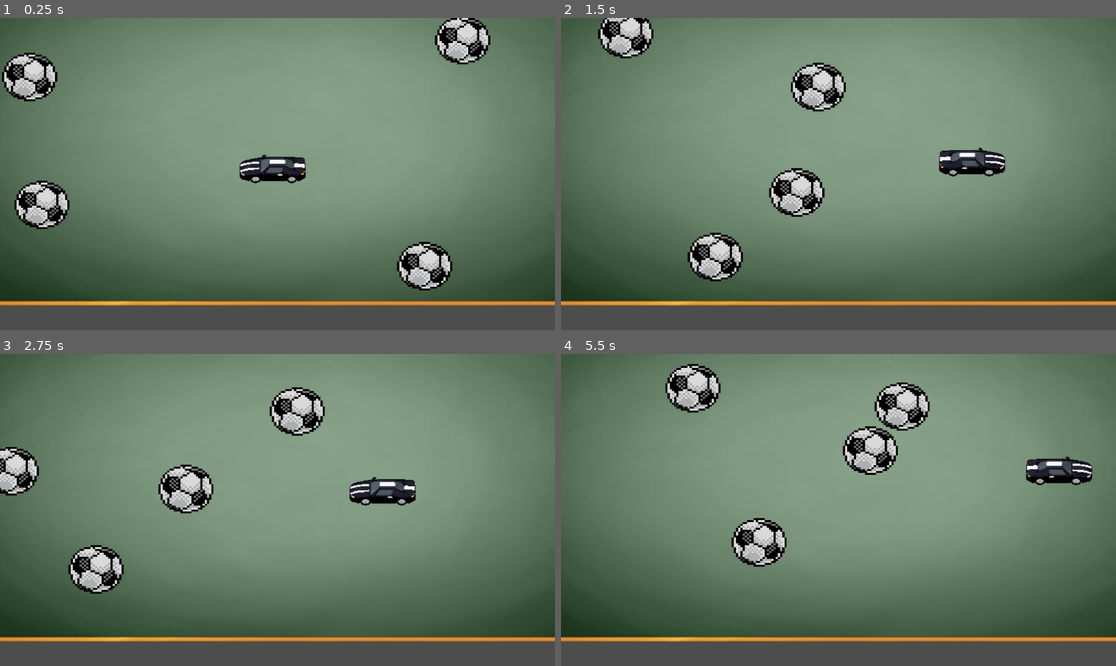
Above: before the commit, frames 1-4 (two rows, left to right).
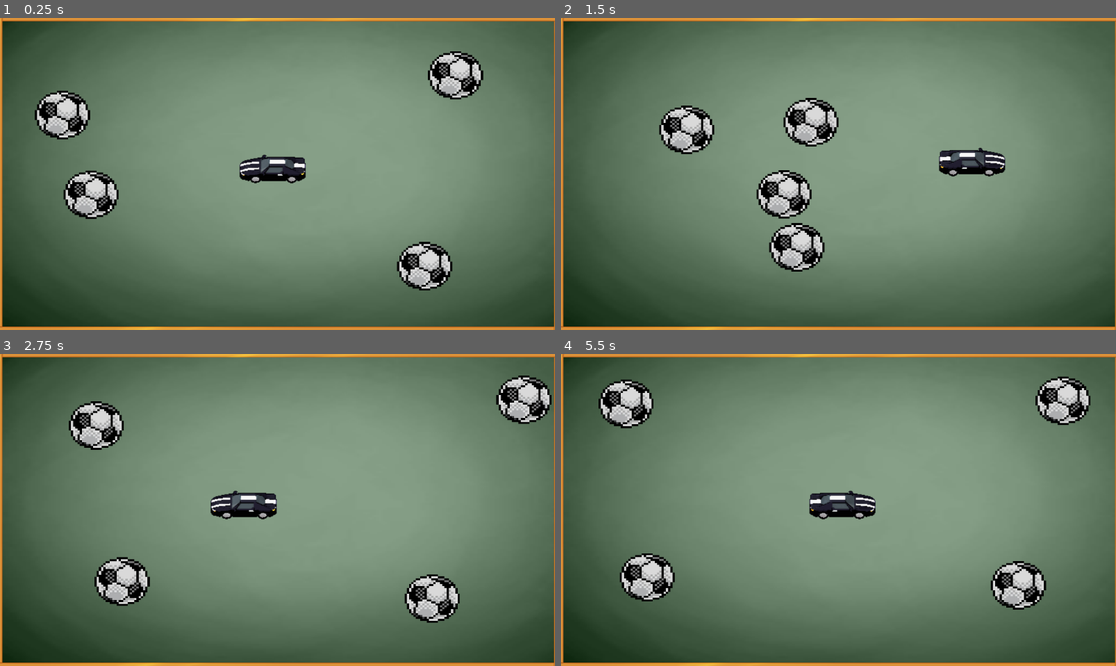
Above: after the commit, the same moments.

Repository: Pablitodmd-Dev/InkRush
Game: Godot game, scene res://Scenes/Microgames/Dodge the balls/Dodge.tscn
The game is run twice, just before and just after one commit, with the same random seed, the same clock (stepped at 60 frames per second) and the same inputs. The project has no main scene, so this scene is started directly.
Inputs:
- Up to frame 1 (0.25 s): no input
- Up to frame 2 (1.5 s): hold Right (right) from 0.53 s (still down); tap Up (ui_up) at 0.77 s
- Up to frame 3 (2.75 s): tap Up (ui_up) at 1.52 s; release Right (right) at 2.03 s; hold Left (left) from 2.03 s (still down)
- Up to frame 4 (5.5 s): release Left (left) at 2.78 s; hold Right (right) 2.78-4.28 s; tap Up (ui_up) at 3.02, 3.77, 4.52 s; hold Left (left) 4.28-5.03 s; hold Right (right) from 5.03 s (still down)

The runs differ from the first frame. In frame 1, 16% of the frame differs, in the area x 0-100%, y 0-100%; in frame 2, 17%; in frame 3, 20%; in frame 4, 21%.

Commit message:
Some changes and folders reestructuration

Diff:
--- a/Scenes/Microgames/Dodge the balls/Dodge.tscn
+++ b/Scenes/Microgames/Dodge the balls/Dodge.tscn
@@ -1,7 +1,7 @@
 [gd_scene format=3 uid="uid://cxam3ngwtb62y"]
 
-[ext_resource type="Texture2D" uid="uid://cookypqhpxm77" path="res://Assets/game_1/2.png" id="1_cb7e8"]
-[ext_resource type="Texture2D" uid="uid://cuj4sc5ludvk6" path="res://Assets/game_1/border5.png" id="2_mikc2"]
+[ext_resource type="Texture2D" uid="uid://cookypqhpxm77" path="res://Assets/Microgames/Dodge the balls/2.png" id="1_cb7e8"]
+[ext_resource type="Texture2D" uid="uid://cuj4sc5ludvk6" path="res://Assets/Microgames/Dodge the balls/border5.png" id="2_mikc2"]
 [ext_resource type="PackedScene" uid="uid://c28svxpc8086h" path="res://Scenes/Microgames/Dodge the balls/ball.tscn" id="3_66v0l"]
 [ext_resource type="PackedScene" uid="uid://bctyxbdlbgruh" path="res://Scenes/Microgames/Dodge the balls/player_car.tscn" id="4_ctq5k"]
 
@@ -22,57 +22,59 @@
 
 [node name="background" type="Sprite2D" parent="." unique_id=854340734]
 z_index = -1
-position = Vector2(-27.5, -58.000015)
-scale = Vector2(9.9765625, 5.1406245)
+position = Vector2(5.5, 1.0000081)
+scale = Vector2(9.0078125, 5.0625)
 texture = ExtResource("1_cb7e8")
 
 [node name="NinePatchRect" type="NinePatchRect" parent="." unique_id=625252371]
 anchors_preset = 15
 anchor_right = 1.0
 anchor_bottom = 1.0
-offset_left = -672.0
-offset_top = -398.0
-offset_right = 618.0
-offset_bottom = 274.0
+offset_left = -574.0
+offset_top = -325.0
+offset_right = 716.0
+offset_bottom = 347.0
 grow_horizontal = 2
 grow_vertical = 2
+scale = Vector2(0.9, 0.97)
 texture = ExtResource("2_mikc2")
 patch_margin_left = 20
 patch_margin_top = 20
 patch_margin_right = 20
 patch_margin_bottom = 20
+metadata/_edit_use_anchors_ = true
 
 [node name="walls" type="StaticBody2D" parent="." unique_id=23783203]
 
 [node name="wall_up" type="CollisionShape2D" parent="walls" unique_id=1609971039]
-position = Vector2(-19.75, -387)
+position = Vector2(-19.75, -321)
 shape = SubResource("RectangleShape2D_dhcxe")
 
 [node name="wall_right" type="CollisionShape2D" parent="walls" unique_id=388526019]
-position = Vector2(613, -57)
+position = Vector2(583, 2)
 shape = SubResource("RectangleShape2D_nbnrc")
 
 [node name="wall_left" type="CollisionShape2D" parent="walls" unique_id=661523921]
-position = Vector2(-658.5, -55.25)
+position = Vector2(-571.5, -1.25)
 shape = SubResource("RectangleShape2D_ng0bj")
 
 [node name="wall_down" type="CollisionShape2D" parent="walls" unique_id=1674067448]
-position = Vector2(-30, 265.25)
+position = Vector2(-30, 322.25)
 shape = SubResource("RectangleShape2D_1vm6a")
 
 [node name="balls" type="Node2D" parent="." unique_id=1110553696]
 
 [node name="Ball2" parent="balls" unique_id=1402104833 groups=["balls"] instance=ExtResource("3_66v0l")]
-position = Vector2(-499, -289)
+position = Vector2(-431, -210)
 
 [node name="Ball5" parent="balls" unique_id=1973790165 groups=["balls"] instance=ExtResource("3_66v0l")]
 position = Vector2(391, 154)
 
 [node name="Ball3" parent="balls" unique_id=246775177 groups=["balls"] instance=ExtResource("3_66v0l")]
-position = Vector2(476, -298)
+position = Vector2(461, -225)
 
 [node name="Ball4" parent="balls" unique_id=1197625879 groups=["balls"] instance=ExtResource("3_66v0l")]
-position = Vector2(-486, 151)
+position = Vector2(-384, 130)
 
 [node name="PlayerCar" parent="." unique_id=1718791426 instance=ExtResource("4_ctq5k")]
 position = Vector2(-7, -12)
--- a/Scenes/Microgames/Dodge the balls/ball.tscn
+++ b/Scenes/Microgames/Dodge the balls/ball.tscn
@@ -1,7 +1,7 @@
 [gd_scene format=3 uid="uid://c28svxpc8086h"]
 
-[ext_resource type="Texture2D" uid="uid://hujsmg2gjhcr" path="res://Assets/game_1/ball.png" id="1_d60mj"]
-[ext_resource type="Script" uid="uid://d34giyq3q4fj8" path="res://Scripts/ball.gd" id="1_ij5cq"]
+[ext_resource type="Texture2D" uid="uid://hujsmg2gjhcr" path="res://Assets/Microgames/Dodge the balls/ball.png" id="1_d60mj"]
+[ext_resource type="Script" uid="uid://d34giyq3q4fj8" path="res://Scripts/Dodge the ball/ball.gd" id="1_ij5cq"]
 
 [sub_resource type="CircleShape2D" id="CircleShape2D_d60mj"]
 radius = 56.142673
--- a/Scenes/Microgames/Dodge the balls/player_car.tscn
+++ b/Scenes/Microgames/Dodge the balls/player_car.tscn
@@ -1,7 +1,7 @@
 [gd_scene format=3 uid="uid://bctyxbdlbgruh"]
 
-[ext_resource type="Texture2D" uid="uid://ot7djlg3lioj" path="res://Assets/game_1/car_player.png" id="1_ir43m"]
-[ext_resource type="Script" uid="uid://db8ou8t1y2w4e" path="res://Scripts/player_car.gd" id="1_iwbkh"]
+[ext_resource type="Texture2D" uid="uid://ot7djlg3lioj" path="res://Assets/Microgames/Dodge the balls/car_player.png" id="1_ir43m"]
+[ext_resource type="Script" uid="uid://db8ou8t1y2w4e" path="res://Scripts/Dodge the ball/player_car.gd" id="1_iwbkh"]
 
 [sub_resource type="AtlasTexture" id="AtlasTexture_iwbkh"]
 atlas = ExtResource("1_ir43m")
--- a/Scenes/Microgames/Escape the labyrinth/Level1.tscn
+++ b/Scenes/Microgames/Escape the labyrinth/Level1.tscn
@@ -139,7 +139,8 @@
 [node name="Level1" type="Node2D" unique_id=1699131602]
 
 [node name="Sprite2D" type="Sprite2D" parent="." unique_id=526758162]
-position = Vector2(574, 323)
+position = Vector2(576, 324)
+rotation = 1.5707964
 texture = ExtResource("1_ttmau")
 
 [node name="CharacterLabirynth" parent="." unique_id=1899389053 instance=ExtResource("2_m2r5f")]
@@ -308,3 +309,6 @@
 [node name="AudioStreamPlayer2D" type="AudioStreamPlayer2D" parent="." unique_id=2046305929]
 stream = ExtResource("3_m2r5f")
 autoplay = true
+
+[node name="Camera2D" type="Camera2D" parent="." unique_id=1289258527]
+position = Vector2(576, 324)
--- a/Scenes/trampoline_game/player.tscn
+++ b/Scenes/Microgames/trampoline_game/player.tscn
@@ -1,9 +1,9 @@
 [gd_scene format=3 uid="uid://du2qapbtojdb0"]
 
 [ext_resource type="Script" uid="uid://lmdajia2h4ta" path="res://Scripts/trampoline_game/wilson.gd" id="1_5tpan"]
-[ext_resource type="Texture2D" uid="uid://ctabmilfjjo0j" path="res://Assets/trampoline_game/Cat_Character/4_Cat_Fall-Sheet.png" id="2_lye2a"]
-[ext_resource type="Texture2D" uid="uid://dovmagt71kt3g" path="res://Assets/trampoline_game/Cat_Character/3_Cat_Jump-Sheet.png" id="3_g7g76"]
-[ext_resource type="Texture2D" uid="uid://t2itvkoe1mxc" path="res://Assets/trampoline_game/Cat_Character/1_Cat_Idle-Sheet.png" id="3_ny57e"]
+[ext_resource type="Texture2D" uid="uid://ctabmilfjjo0j" path="res://Assets/Microgames/trampoline_game/Cat_Character/4_Cat_Fall-Sheet.png" id="2_lye2a"]
+[ext_resource type="Texture2D" uid="uid://dovmagt71kt3g" path="res://Assets/Microgames/trampoline_game/Cat_Character/3_Cat_Jump-Sheet.png" id="3_g7g76"]
+[ext_resource type="Texture2D" uid="uid://t2itvkoe1mxc" path="res://Assets/Microgames/trampoline_game/Cat_Character/1_Cat_Idle-Sheet.png" id="3_ny57e"]
 
 [sub_resource type="AtlasTexture" id="AtlasTexture_e54b4"]
 atlas = ExtResource("2_lye2a")
--- a/Scenes/trampoline_game/spring.tscn
+++ b/Scenes/Microgames/trampoline_game/spring.tscn
@@ -1,6 +1,6 @@
 [gd_scene format=3 uid="uid://brgwsfwnnjxbk"]
 
-[ext_resource type="Texture2D" uid="uid://d022c857lsvc7" path="res://Assets/trampoline_game/spring.png" id="1_4p3qg"]
+[ext_resource type="Texture2D" uid="uid://d022c857lsvc7" path="res://Assets/Microgames/trampoline_game/spring.png" id="1_4p3qg"]
 [ext_resource type="Script" uid="uid://ct7f7jvwpv07v" path="res://Scripts/trampoline_game/spring.gd" id="1_xceyj"]
 
 [sub_resource type="AtlasTexture" id="AtlasTexture_xceyj"]
--- a/Scenes/trampoline_game/trampoline_game.tscn
+++ b/Scenes/Microgames/trampoline_game/trampoline_game.tscn
@@ -1,9 +1,9 @@
 [gd_scene format=4 uid="uid://b2cck10vl0dp3"]
 
 [ext_resource type="Script" uid="uid://b65y6dp6rgfoq" path="res://Scripts/trampoline_game/trampoline_game.gd" id="1_6ait7"]
-[ext_resource type="Texture2D" uid="uid://b18a40cna3mc8" path="res://Assets/trampoline_game/world_tileset.png" id="1_82sgi"]
-[ext_resource type="PackedScene" uid="uid://du2qapbtojdb0" path="res://Scenes/trampoline_game/player.tscn" id="2_ftqrp"]
-[ext_resource type="PackedScene" uid="uid://brgwsfwnnjxbk" path="res://Scenes/trampoline_game/spring.tscn" id="3_ftqrp"]
+[ext_resource type="Texture2D" uid="uid://b18a40cna3mc8" path="res://Assets/Microgames/trampoline_game/world_tileset.png" id="1_82sgi"]
+[ext_resource type="PackedScene" uid="uid://du2qapbtojdb0" path="res://Scenes/Microgames/trampoline_game/player.tscn" id="2_ftqrp"]
+[ext_resource type="PackedScene" uid="uid://brgwsfwnnjxbk" path="res://Scenes/Microgames/trampoline_game/spring.tscn" id="3_ftqrp"]
 
 [sub_resource type="TileSetAtlasSource" id="TileSetAtlasSource_ftqrp"]
 texture = ExtResource("1_82sgi")
Renamed: Assets/game_1/2.png -> Assets/Microgames/Dodge the balls/2.png
Not shown, changed: Assets/Microgames/Dodge the balls/2.png.import
Renamed: Assets/game_1/ball.png -> Assets/Microgames/Dodge the balls/ball.png
Not shown, changed: Assets/Microgames/Dodge the balls/ball.png.import
Renamed: Assets/game_1/border5.png -> Assets/Microgames/Dodge the balls/border5.png
Not shown, changed: Assets/Microgames/Dodge the balls/border5.png.import
Renamed: Assets/game_1/car_player.png -> Assets/Microgames/Dodge the balls/car_player.png
Not shown, changed: Assets/Microgames/Dodge the balls/car_player.png.import
Not shown, changed: Assets/Microgames/Protect Lulu/Lulu/barksprite with lines.png.import
Not shown, changed: Assets/Microgames/Protect Lulu/Lulu/barksprite without lines.png.import
Not shown, changed: Assets/Microgames/Protect Lulu/Lulu/idlesprite.png.import
Not shown, changed: Assets/Microgames/Protect Lulu/Lulu/jumpsprite.png.import
(and 19 more such lines)
